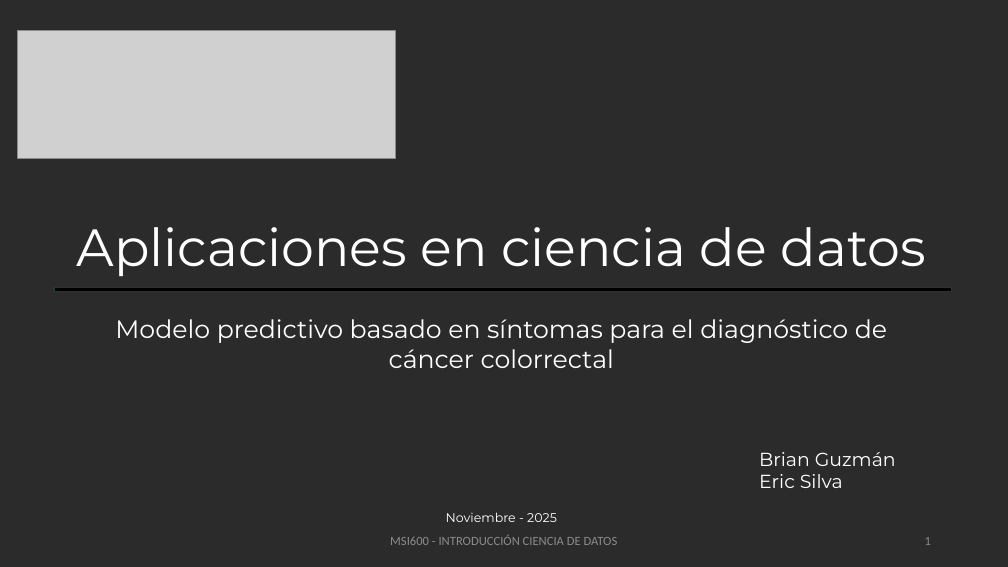
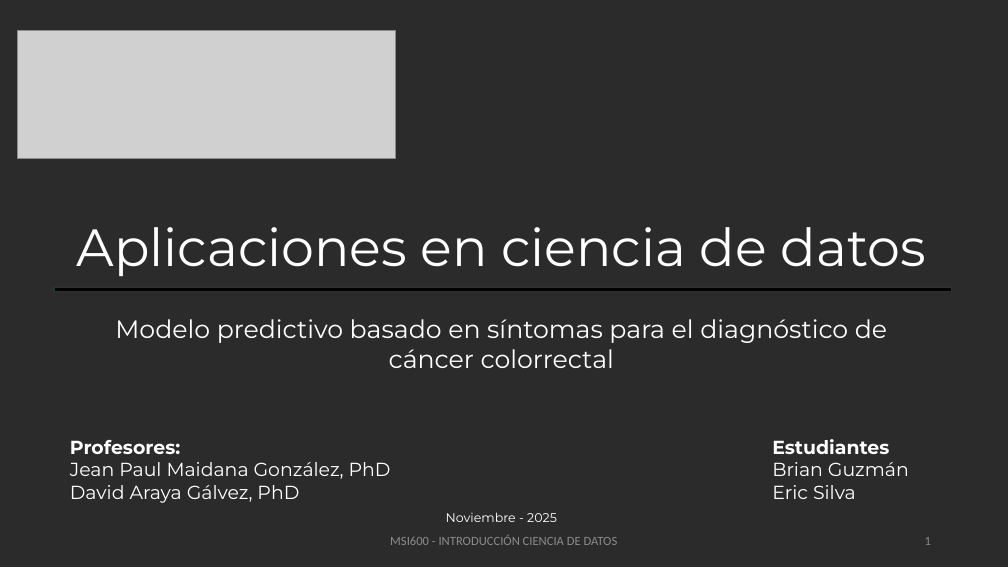
Before and after one commit to bguzmanm/MII-Ciencia-Datos-T001, a slide deck: slide 1 of material/PRESENTACION/cienciadedatosaplicada_investigacion.pptx. Drawn at 1008x567 pixels with LibreOffice and Linux fonts; fonts in the diff are those of the drawing; grey boxes stand for pictures; background and template pictures are left out; a plain dark background stands for a picture behind light text. Boxes give left, top, right and bottom in pixels: in the first picture for what was removed or moved away, otherwise in the second. Text is boxed around its words. In the diff, an @@ line names an element or a change of style, - is before the commit and + after.

Commit message:
presentación

```diff
--- a/material/PRESENTACION/cienciadedatosaplicada_investigacion.pptx
+++ b/material/PRESENTACION/cienciadedatosaplicada_investigacion.pptx
@@ text added at (70, 440, 391, 503), 18 pt, text #FFFFFF @@
+Profesores:
+Jean Paul Maidana González, PhD
+David Araya Gálvez, PhD
@@ text "Estudiantes": place and size @@
-text "Estudiantes" at (759, 452, 896, 488)
+text "Estudiantes" at (772, 439, 909, 499)
@@ text at (772, 439, 889, 454): paragraph added @@
+Estudiantes
```
Also in this commit, not shown: 3 other files.
